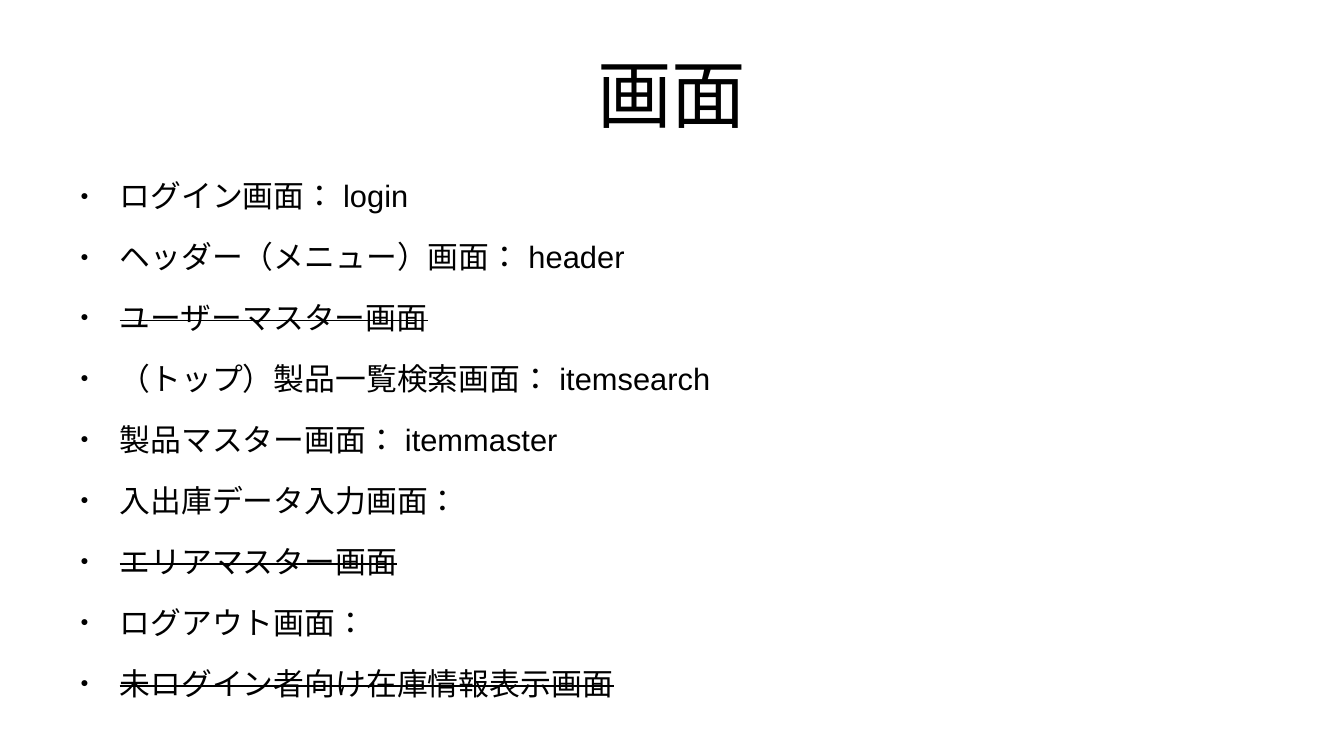
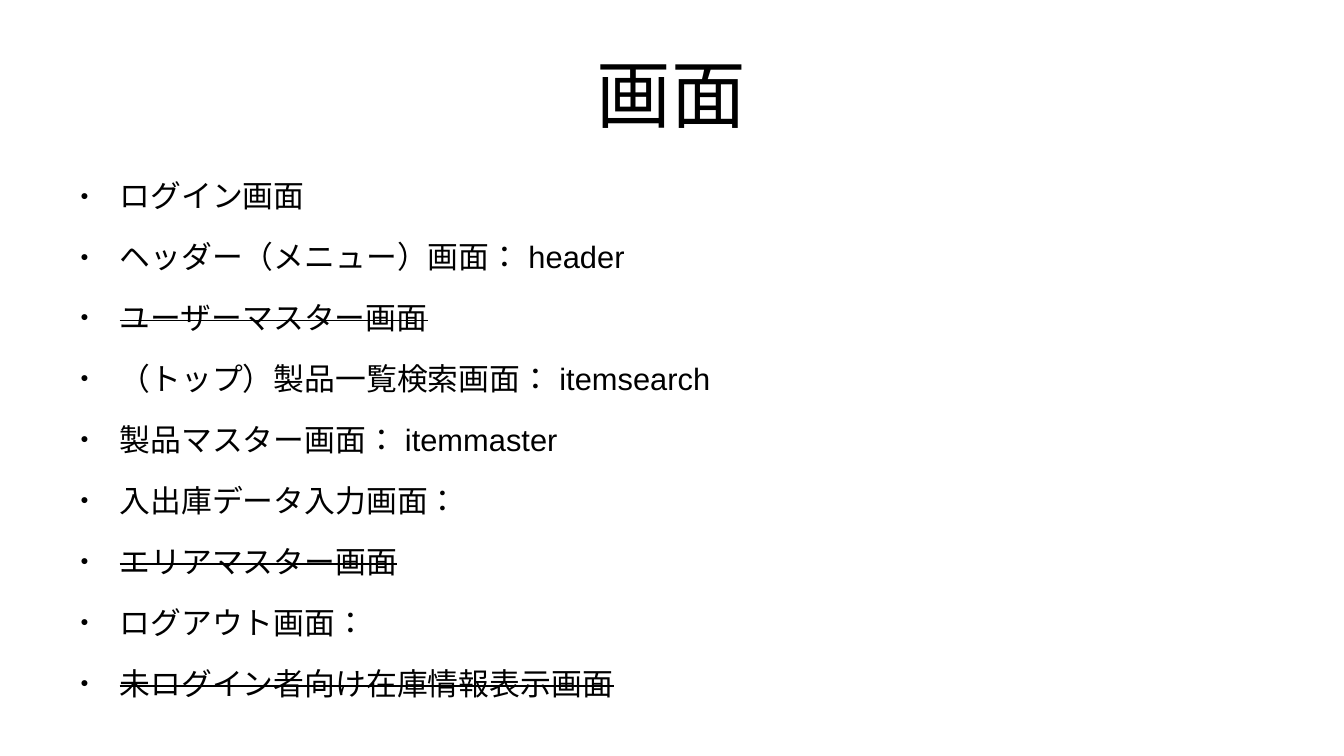
Before and after one commit to roja1988/88_WorkProduct, a slide deck: slide 4 of document/01_要件定義_基本設計/システムのイメージ.pptx. Drawn at 1344x756 pixels with LibreOffice and Linux fonts; fonts in the diff are those of the drawing. Boxes give left, top, right and bottom in pixels: in the first picture for what was removed or moved away, otherwise in the second. Text is boxed around its words. In the diff, an @@ line names an element or a change of style, - is before the commit and + after.

```diff
--- a/document/01_要件定義_基本設計/システムのイメージ.pptx
+++ b/document/01_要件定義_基本設計/システムのイメージ.pptx
@@ text at (120, 181, 305, 210): text changed @@
-● ログイン画面：login
+● ログイン画面
```
Also in this commit, not shown: 1 other file.
